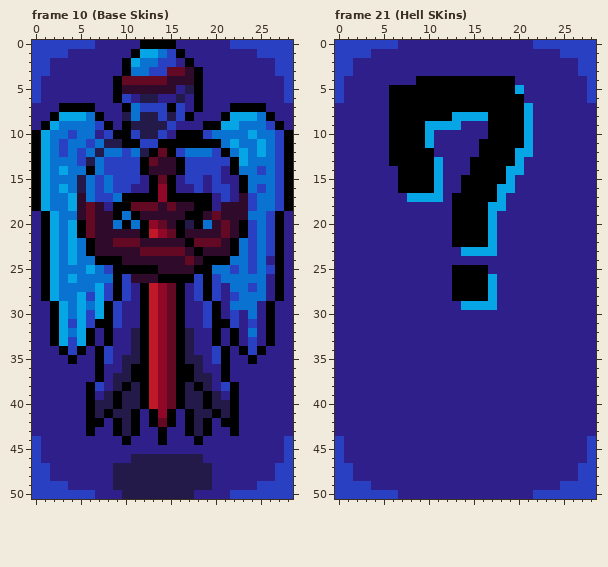
Two versions of one pixel-art file, Succubus/Sprites/Characters.aseprite. The first picture shows the starting point.
29x51 pixels, 51 frames. Shown: frame 10 (Base Skins), frame 21 (Hell SKins). The commit also changed other frames, which this record leaves out.
New version:
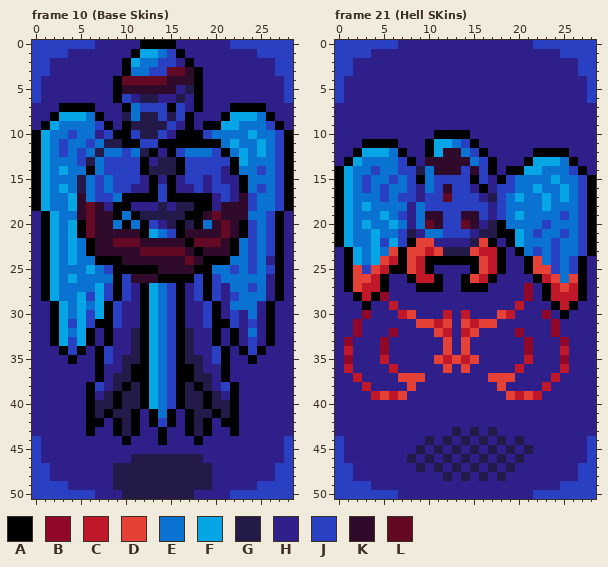
Palette (. is transparent): A #000000  B #910728  C #c01828  D #e64137  E #0a73d1  F #06a5e5  G #241a49  H #2f1f8b  J #2940c3  K #300a2b  L #640924
Commit message: Character and Opponents assets
Difference:
layer "Layer 1" removed
Changed rows in their new state; - is an unchanged pixel.
Frame 10 (Base Skins), layer "Layer 2":
first column x 11:
 9 ------A
12 ---H---
13 --HGG--
14 --GGG--
15 ---H---
16 ---J---
17 ---J---
18 HHHGHGG
19 -GGGGG-
20 --JHG--
21 --FEJ--
first column x 13:
27 FEJ
28 FEJ
29 FEJ
30 FEJ
31 FEJ
32 FEJ
33 FEJ
34 FEJ
35 FEJ
36 FEJ
37 FEJ
38 FEJ
39 FEJ
40 FEJ
41 -E-
42 -J-
Frame 21 (Hell SKins):
first column x 0:
 4 ---------HHHHHHHHHHH---------
 5 ------HHHHHHHHHHHHHHH--------
 6 ------HHHHHHHHHHHHHHH--------
 7 ------HHHHHHHHHHHHHHHH-------
 8 ------HHHHHHHHHHHHHHHH-------
 9 ------HHHHHHHH---HHHHH-------
10 ------HHHHHAAAA--HHHHH-------
11 ---AAA-HHHAFFEJAHHHHHH-------
12 --AFFFE-HH-FKKEJ-HHHHHAAAA---
13 -AFEEEEJ-HKKKKKEJ-HHHAFFFEA--
14 AFEEJEEJJGEKKKJKJ-HAAFFEEEJA-
15 AFEJEEJEJ-EJJJJ-JH-JEEEEFEEJA
16 AFEJEJEEJHEJKJJH-HJJEEFEEFEJA
17 AFEEEJEJJHJJLJJJHGJEFEEFEFEJA
18 AFEFEEEE-EJJJJJJJHJEEEEFEEEJA
19 AFEEEFEJ-EKKJJKKJHJEFEEEEJEJA
20 AFEFEEFE-ELKJJLKHGAEEEEJEEEJA
21 AFEEFEEJG-EEJJJHGGAAFEJEEJEJA
22 AFEEFJFJADD--HHGDA-AFEEEJEEJA
23 -AFEFEDADDCDGGGDCCA-AEJEJEEJA
24 -AFEFDCADCAAAAAADCA--ADEJEJA-
25 -ADJDCAADCA--HH-DCA--ADDJEJA-
26 -ADDCA--ACCA-H-DCA----ACDEDA-
27 -ADCCA---AAA-H---H---B-ACDCA-
28 --ACAB-------HHHHH---B-ACCCA-
29 ---A--C-------HHHH--C---ACA--
30 ---B---CD---C-C---DC---B-A---
31 --B------DDCD-DCDD------B----
32 --B---B----DC-CD----B---B----
33 -B---B------D-D------B---B---
34 -C---B------D-D------B---C---
35 -B---C-----DCDCD-----C---B---
36 -C----C-----D-D-----C----C---
37 --C----DDD-------DDD----C----
38 ---C----D---------D----C-----
39 ----CDCD-----------DCDC------
first column x 8:
43 -----G-G-G----
44 --G-G-G-G-G-G-
45 -G-G-G-G-G-G-G
46 G-G-G-G-G-G-G-
47 -G-G-G-G-G-G--
48 ----G-G-G-G---
Pixel boxes of the changes (left, top, right, bottom) in both pictures:
changed: (131, 121, 194, 238)
changed: (149, 283, 176, 427)
changed: (335, 76, 596, 481)
